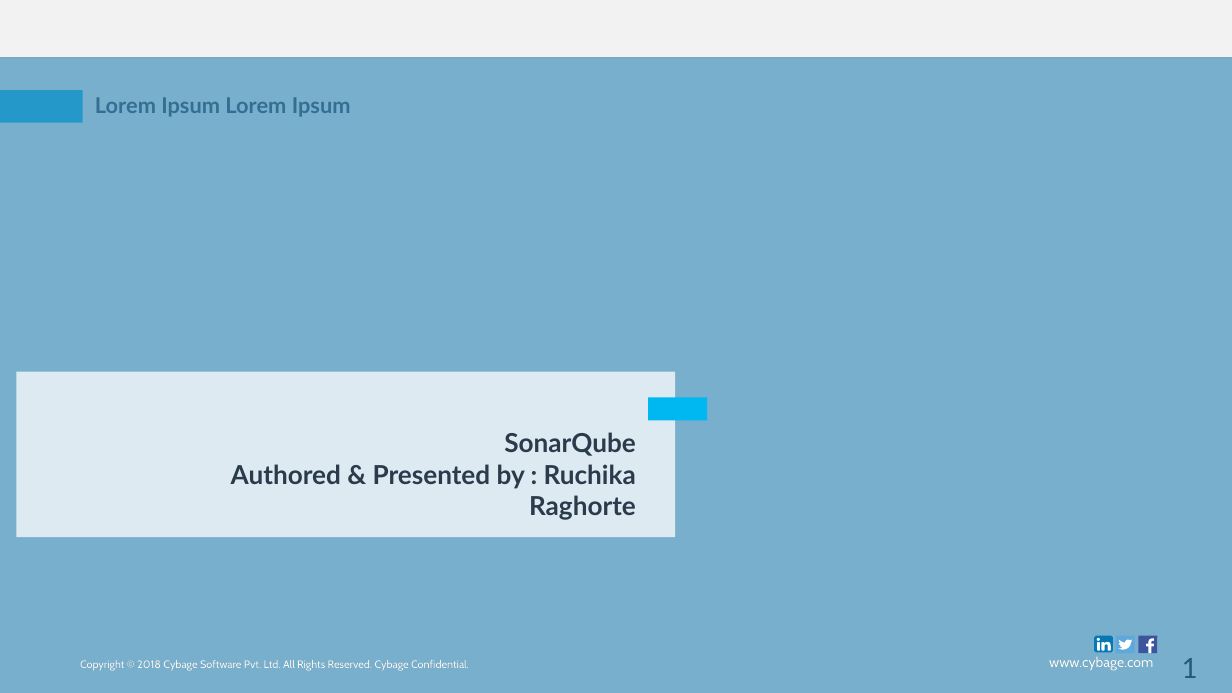
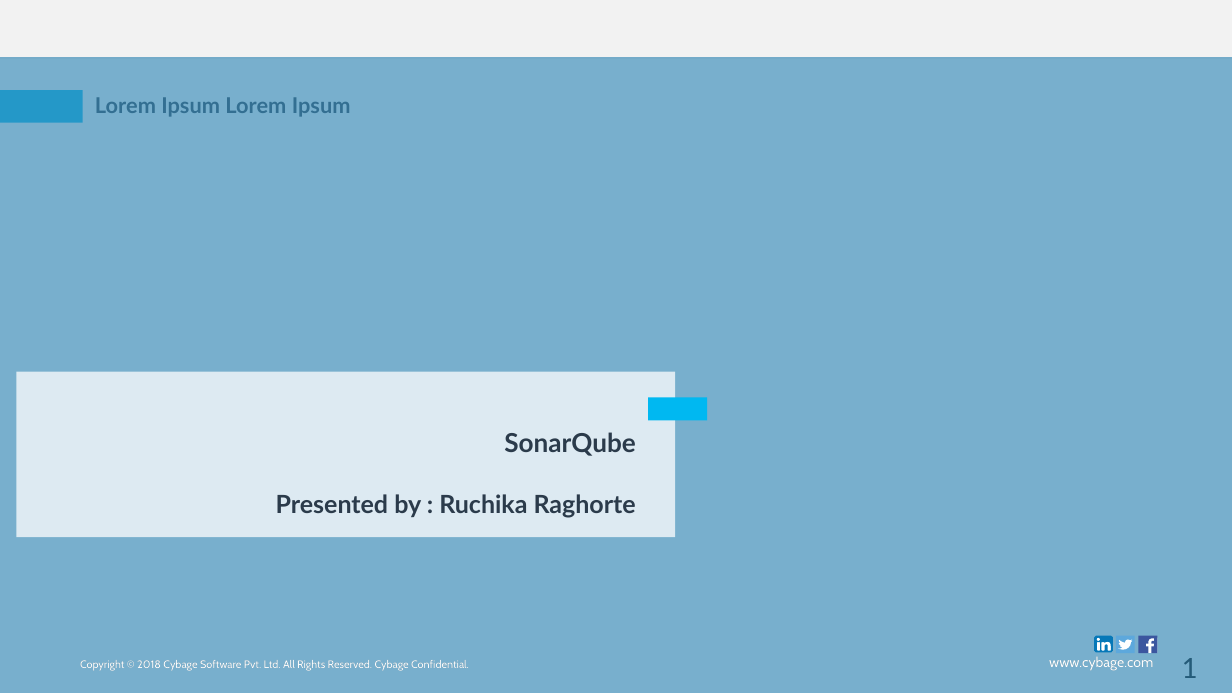
Before and after one commit to ruchika-12/sonar-ppt, a slide deck: slide 1 of New SonarQubePPT.pptx. Drawn at 1232x693 pixels with LibreOffice and Linux fonts; fonts in the diff are those of the drawing; background and template pictures are left out. Boxes give left, top, right and bottom in pixels: in the first picture for what was removed or moved away, otherwise in the second. Text is boxed around its words. In the diff, an @@ line names an element or a change of style, - is before the commit and + after.

```diff
--- a/New SonarQubePPT.pptx
+++ b/New SonarQubePPT.pptx
@@ text "SonarQube": place and size @@
-text "SonarQube" at <box>231,432,636,520</box>
+text "SonarQube" at <box>276,432,636,517</box>
@@ text at <box>276,494,636,517</box>: text changed; size 16.8 to 16.1 pt @@
-Authored & Presented by : Ruchika Raghorte
+Presented by : Ruchika Raghorte
```
Also in this commit, not shown: 3 other slides changed.
